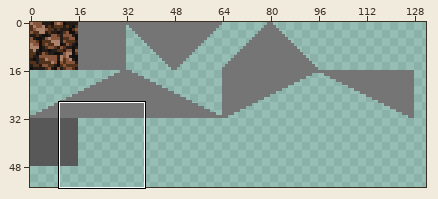
Edited in one commit: sprite sheet (project/assets/tiles/atlas.png). Above: a wide view before the commit, with the close-up outlined.
Close-up. Before the edit:
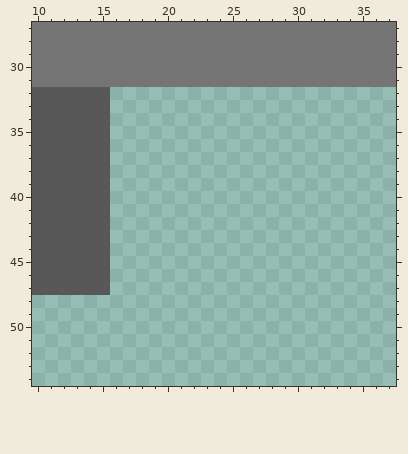
The file is 256x256 pixels. Colours within 5 levels of each other are drawn and written as one. Shown: x 10..37, y 27..54. The wide view leaves out empty margins.
The result:
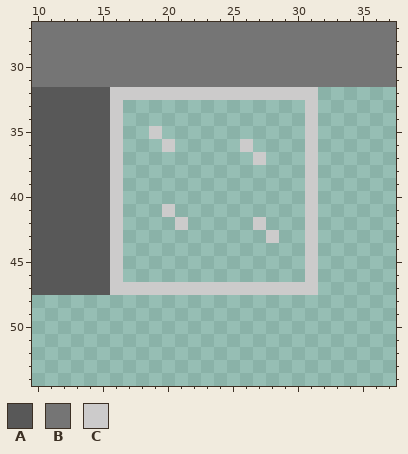
Palette (. is transparent): A #585858  B #757575  C #cccbcb
Edits made:
{"y":32,"x":16,"old":"................","new":"CCCCCCCCCCCCCCCC"}
{"y":33,"x":16,"old":".","new":"C"}
{"y":33,"x":31,"old":".","new":"C"}
{"y":34,"x":16,"old":".","new":"C"}
{"y":34,"x":31,"old":".","new":"C"}
{"y":35,"x":16,"old":".","new":"C"}
{"y":35,"x":19,"old":".","new":"C"}
{"y":35,"x":31,"old":".","new":"C"}
{"y":36,"x":16,"old":".","new":"C"}
{"y":36,"x":20,"old":".","new":"C"}
{"y":36,"x":26,"old":".","new":"C"}
{"y":36,"x":31,"old":".","new":"C"}
{"y":37,"x":16,"old":".","new":"C"}
{"y":37,"x":27,"old":".","new":"C"}
{"y":37,"x":31,"old":".","new":"C"}
{"y":38,"x":16,"old":".","new":"C"}
{"y":38,"x":31,"old":".","new":"C"}
{"y":39,"x":16,"old":".","new":"C"}
{"y":39,"x":31,"old":".","new":"C"}
{"y":40,"x":16,"old":".","new":"C"}
{"y":40,"x":31,"old":".","new":"C"}
{"y":41,"x":16,"old":".","new":"C"}
{"y":41,"x":20,"old":".","new":"C"}
{"y":41,"x":31,"old":".","new":"C"}
{"y":42,"x":16,"old":".","new":"C"}
{"y":42,"x":21,"old":".","new":"C"}
{"y":42,"x":27,"old":".","new":"C"}
{"y":42,"x":31,"old":".","new":"C"}
{"y":43,"x":16,"old":".","new":"C"}
{"y":43,"x":28,"old":".","new":"C"}
{"y":43,"x":31,"old":".","new":"C"}
{"y":44,"x":16,"old":".","new":"C"}
{"y":44,"x":31,"old":".","new":"C"}
{"y":45,"x":16,"old":".","new":"C"}
{"y":45,"x":31,"old":".","new":"C"}
{"y":46,"x":16,"old":".","new":"C"}
{"y":46,"x":31,"old":".","new":"C"}
{"y":47,"x":16,"old":"................","new":"CCCCCCCCCCCCCCCC"}
{"label":"added","picture_box":[110,87,318,295]}
